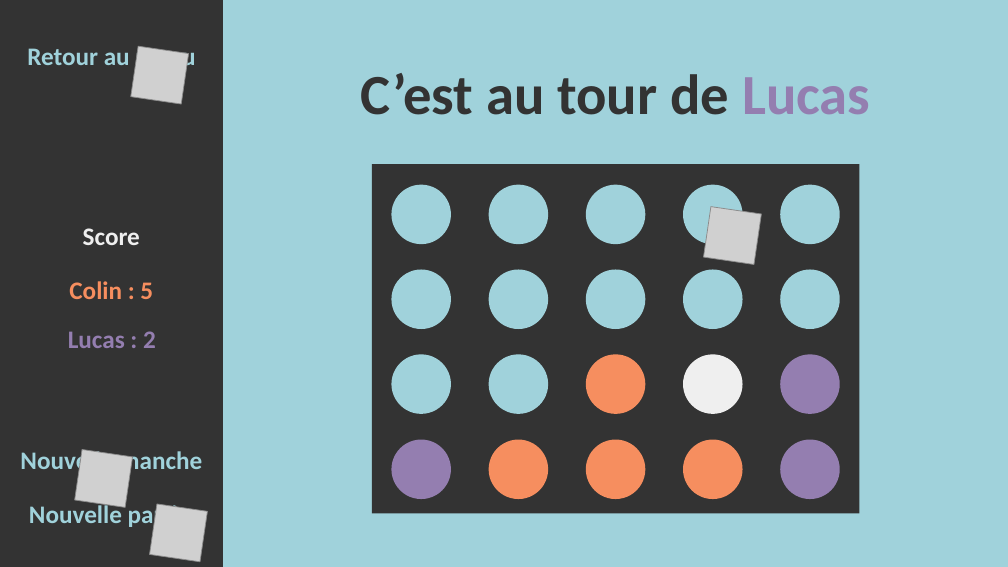
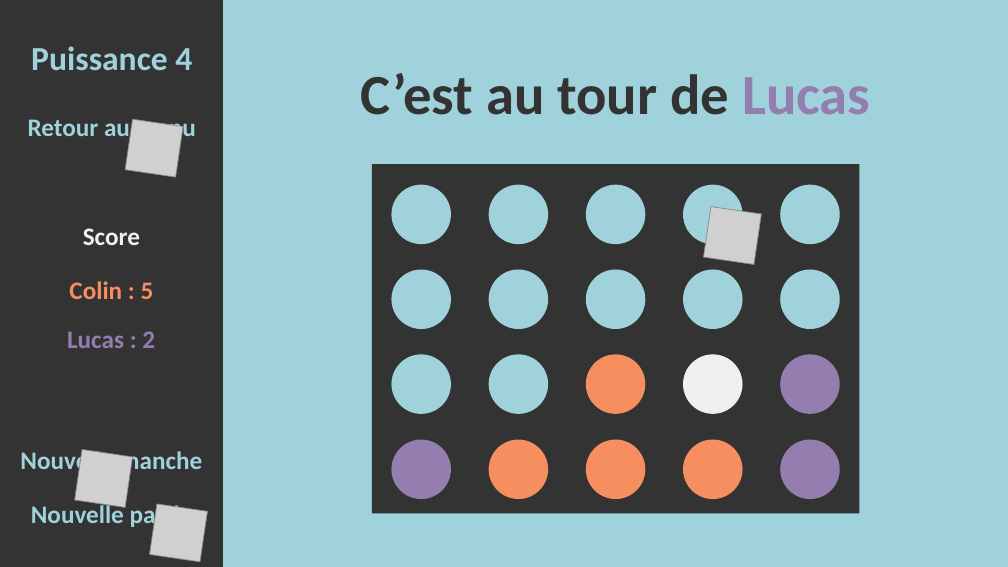
Before and after one commit to ColinCaz/Puissance4, a slide deck: slide 5 of Idée charte graphique.pptx. Drawn at 1008x567 pixels with LibreOffice and Linux fonts; fonts in the diff are those of the drawing; grey boxes stand for pictures. Boxes give left, top, right and bottom in pixels: in the first picture for what was removed or moved away, otherwise in the second. Text is boxed around its words. In the diff, an @@ line names an element or a change of style, - is before the commit and + after.

```diff
--- a/Idée charte graphique.pptx
+++ b/Idée charte graphique.pptx
@@ text added at [31, 46, 192, 70], 32 pt, text #A0D2DB, bold @@
+Puissance 4
@@ text "Retour au menu": place and size @@
-text "Retour au menu" at [27, 45, 195, 72]
+text "Retour au menu" at [28, 115, 196, 142]
@@ picture: place and size @@
-picture at [131, 47, 189, 104]
+picture at [125, 119, 183, 177]
```
Also in this commit, not shown: 4 other slides changed, 4 other files.
